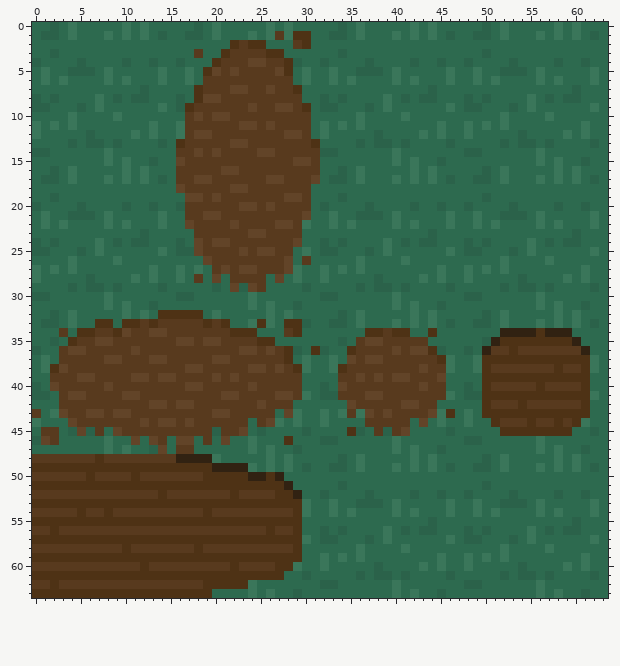
Pixel-art file: client/static/working/forest_working.aseprite. This is how it looked before the edit.
64x64 pixels, 1 frame.
After:
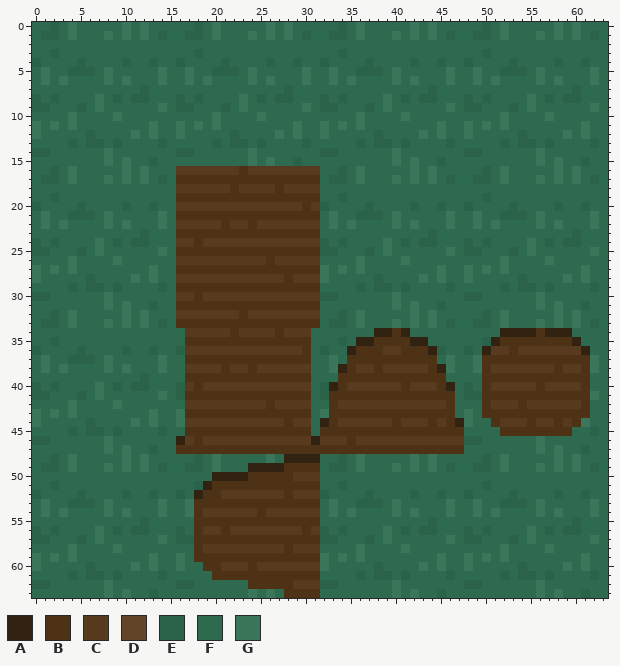
Palette (. is transparent): A #312212  B #4e3215  C #583a1e  D #624428  E #2b624a  F #2d6a4f  G #3a765a
Diff:
layer "Dirt Sm" now hidden
layer "Dirt W" now hidden
layer "Tilled W" now hidden
layer "Dirt E" now hidden
layer "Tilled E" added
layer "Dirt N" now hidden
layer "Dirt S" now hidden
layer "Tilled S" added
layer "Tilled V" added
Changed rows in their new state; - is an unchanged pixel.
first column x 0:
 1 ---------------------------F-FE-----------------
 2 ----------------------FFFF---FF-----------------
 3 ------------------E--FFFFFFF--------------------
 4 --------------------FEFFFFEFF-------------------
 5 -------------------FEEEFGFFFF-------------------
 6 -------------------GFFFFGFGFF-------------------
 7 ------------------FFFFFFFFFFEF------------------
 8 ------------------EFFFFGFEFEEF------------------
 9 -----------------EFFFEFGFFFFFFG-----------------
10 -----------------FFFGFFFFGFFFFF-----------------
11 -----------------FGFGFFFFFFFFGF-----------------
12 -----------------FFFFFEFFFFGFGF-----------------
13 ----------------FFFFEFEEFEFFFFEF----------------
14 ----------------EEFFFFFFGFFFFFFF----------------
15 ----------------FFFFFFFFGFGFFEFF----------------
16 ---------------------CCB------------------------
17 ----------------BBBBBBBBBBBBBBBB----------------
18 ----------------C-----BC---B---C----------------
19 ----------------BBBBBBBBBBBBBBBB----------------
20 ----------------C------CC-C---BC----------------
21 ----------------BBBBBBBBBBBBBBBB----------------
22 ----------------CC---BC-B--CC-CC----------------
23 ----------------BBBBBBBBBBBBBBBB----------------
24 ----------------CCB-CC-------CCC----------------
25 ----------------BBBBBBBBBBBBBBBB----------------
26 ----------------CCCC------B-CC-C----------------
27 ----------------BBBBBBBBBBBBBBBB----------------
28 ----------------CC-CCC----CCBCCC----------------
29 ----------------BBBBBBBBBBBBBBBB----------------
30 ----------------CCBCCCCCCCCCCCCC----------------
31 ----------------BBBBBBBBBBBBBBBB----------------
32 --------------FFCCCCCCCBCCCCCCCC----------------
33 -------FG-GFGFEFBBB-B-BBB-BB--BB----------------
34 ---F-FFFFFFFFFFFF------CCCCB-CC------FAA-A--F---
35 ----FFFFFFFFFFFFFBBBBBBBB--BBBB-----AABBBBAA----
36 ---FFEFFFFEFFEFFE------CC-C-CCBF---ABBB-CBBBA---
37 ---FEEEFGFFFFFGFFBBBBBBBBBBB-BB----BBBBBBBBBBF--
38 --FGFFFFGFGFFFGFFCC--B--BC-C-CC---AB--B----CBA--
39 --FFFFFFFFFFEFFFFBBBBBBBBBBBBBB---BBBBBBBBBBBB--
40 --EFFFFGFEFEEFFFECB-----C-----C--AB------B-C-BA-
41 ---FFEFGFFFFFFGFEBBBBBBBBBBBBBB--BBBBBBBBBBBBBB-
42 ---FGFFFFGFFFFFFFC-------CB--CC--BCC-----CC--CB-
43 G--FGFFFFFFFFGFFGBBBBBBBBBBBBBB--BBBBBBBBBBBBB--
44 ----FFEFFFFGFGFFGC------C-CCBCC-ABCCC---B-CCBCBA
45 -FF--F-E-EFFFFEFFBBBBBBBBBBBBBB-BBB-BBBBBBBBBBBB
46 -EF--------F-FF-ACB-CCCCCCCCCCCACCCBCCCCCCCCCCCC
47 --------------F-BBBBBBBBBBBBBBBBBBBBBBBBBBBBBBBB
48 FFEFGFFFFFGFGFFFFFEF--------AAAA----------------
49 FEEFGFFFGFGFGFEFFEEFGFFFAAAABBBB----------------
50 FFFFFFFFFFFFFFFFFFFFAAAABB-BBCCC----------------
51 FFEFFFFFFFFFFFFFFFEA--------BBBB----------------
52 EFFFFEFFFFEFFEFFEFABB-C----C-CCC----------------
53 FGFFEEEFGFFFFFGFFG------------BB----------------
54 FGFGFFFFGFGFFFGFFGBC-----B---CCC----------------
55 FFFFFFFFFFFFEFFFFF------------BB----------------
56 EFEFFFFGFEFEEFFFEFB--B----C--CBC----------------
57 EEFFFEFGFFFFFFGFEE------------BB----------------
58 FFFFGFFFFGFFFFFFFF----------BCCC----------------
59 GFGFGFFFFFFFFGFFGF------------BB----------------
60 GFFFFFEFFFFGFGFFGFFBB-C-B--CCCCC----------------
61 FFFFEFEEFEFFFFEFFFFF--------BBBB----------------
62 EEFFFFFFGFFFFFFFEEFFFFFFBBBBBCCC----------------
63 FFFFFFFFGFGFFEFFFFFF--------BBBB----------------
Where, in picture pixels (left, top, right, bottom), the same in both pictures:
changed: (32, 31, 464, 598)
